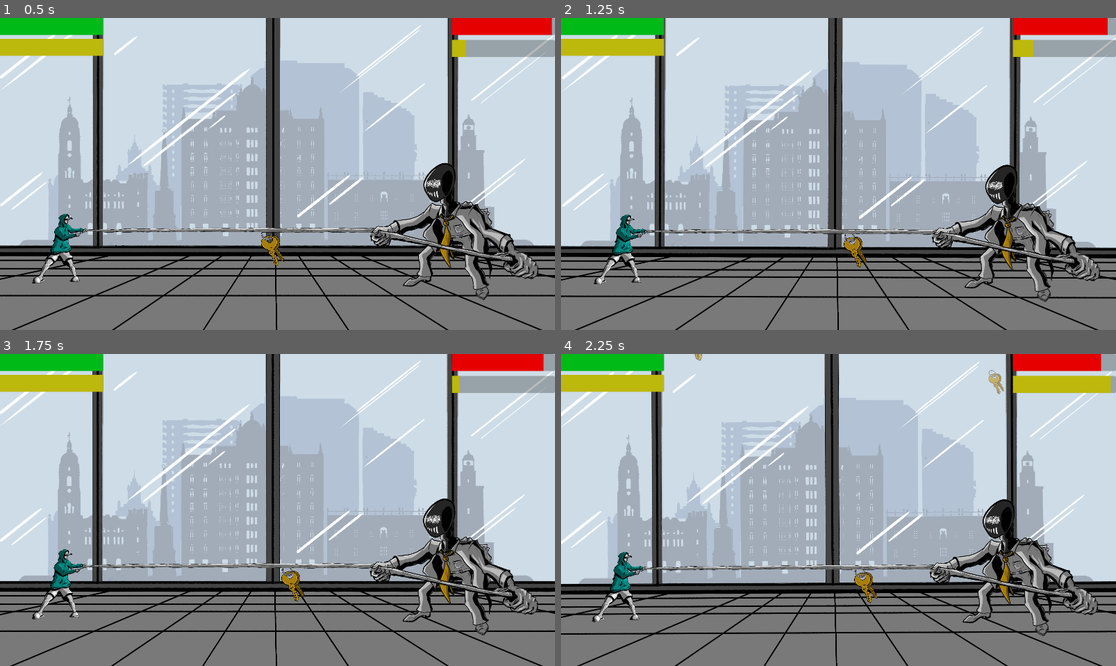
Above: before the commit, frames 1-4 (two rows, left to right).
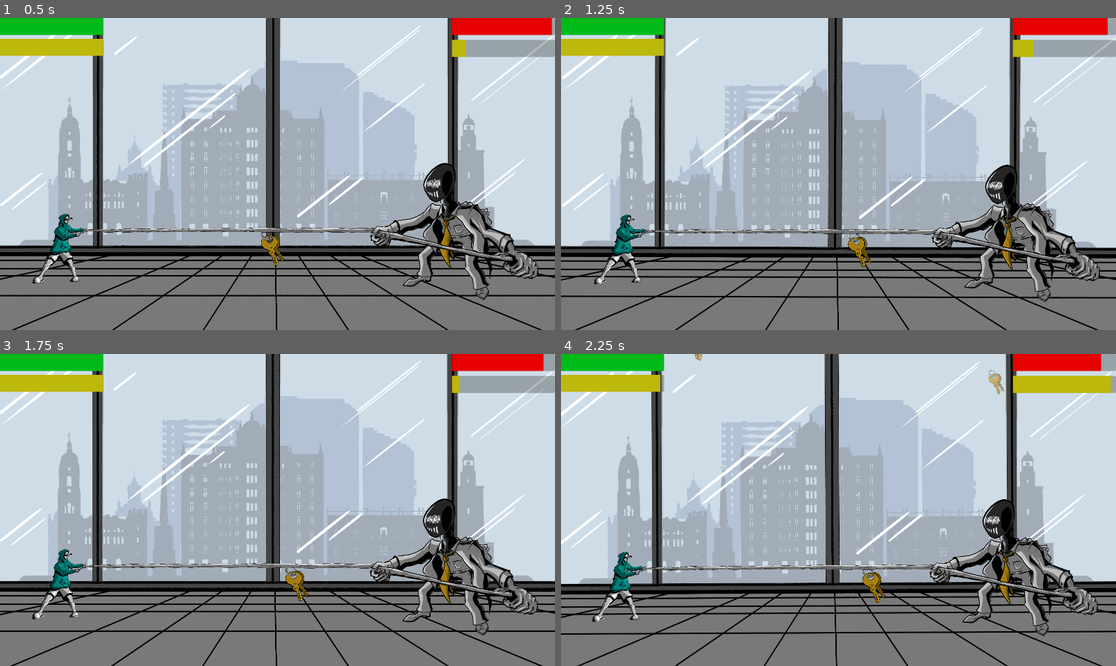
Above: after the commit, the same moments.

Repository: Xiphereal/CivisJam
Game: Godot game, scene res://scenes/intro.tscn
The game is run twice, just before and just after one commit, with the same random seed, the same clock (stepped at 60 frames per second) and the same inputs. Video files are missing from this copy of the repository; at most half a second of black plays in their place.
Inputs (mouse positions are in pixels of both pictures, inside the frame that each line leads up to):
- Up to frame 1 (0.5 s): no input
- Up to frame 2 (1.25 s): move the mouse to (960, 158) at 0.52 s; click (960, 158) at 0.6 s
- Up to frame 3 (1.75 s): move the mouse to (166, 525) at 1.27 s; click (166, 525) at 1.35 s
- Up to frame 4 (2.25 s): move the mouse to (894, 441) at 2.02 s; click (894, 441) at 2.1 s

Frame 1 is identical in both runs. In frame 2, 0.3% of the frame differs, in the area x 50-56%, y 69-80%; in frame 3, 0.3%; in frame 4, 0.3%, in the area x 17-59%, y 6-80%.

Commit message:
Balancing hold_stamina and suddenpull

Diff:
--- a/scenes/key.gd
+++ b/scenes/key.gd
@@ -16,10 +16,8 @@
 const YOULOSE = preload("res://audio/YOULOSE.wav")
 const YOUWIN = preload("res://audio/YOUWIN.wav")
 
-
 const min := 0
 const max := 3
-
 
 const KEYS1 = preload("res://audio/KEYS 1.wav")
 const KEYS2 = preload("res://audio/KEYS 2.wav")
@@ -31,7 +29,7 @@
 var current_stream = sfx_array[0]
 
 var pressed := false
-var holding := pressed and hold_stamina > 0
+var holding := false
 
 func _process(delta):
 	%Stamina.value=stamina
@@ -66,7 +64,7 @@
 		pressed = false
 
 	if pressed:
-		hold_stamina -= 2
+		hold_stamina -= 3
 	hold_stamina += 1
 	hold_stamina = max(hold_stamina, 0)
 	hold_stamina = min(hold_stamina, 100)
--- a/scenes/main.tscn
+++ b/scenes/main.tscn
@@ -148,8 +148,8 @@
 unique_name_in_owner = true
 autostart = true
 script = ExtResource("1_psoe2")
-min_force = 35
-max_force = 60
+min_force = 50
+max_force = 75
 
 [node name="BossExhaust" type="Timer" parent="Boss"]
 unique_name_in_owner = true
